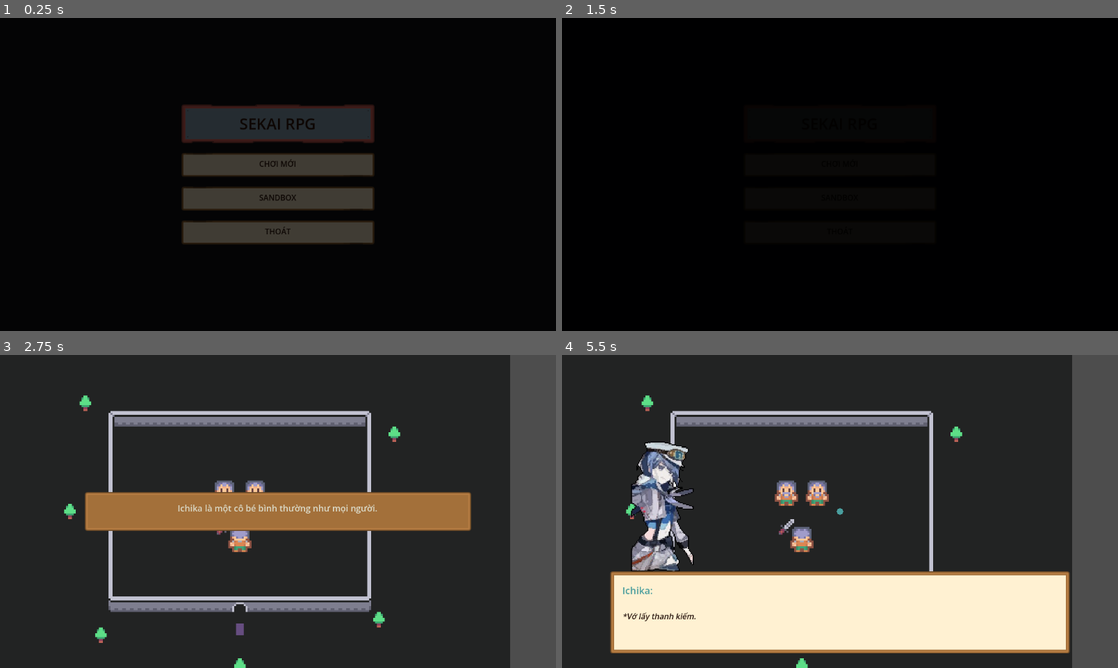
Above: before the commit, frames 1-4 (two rows, left to right).
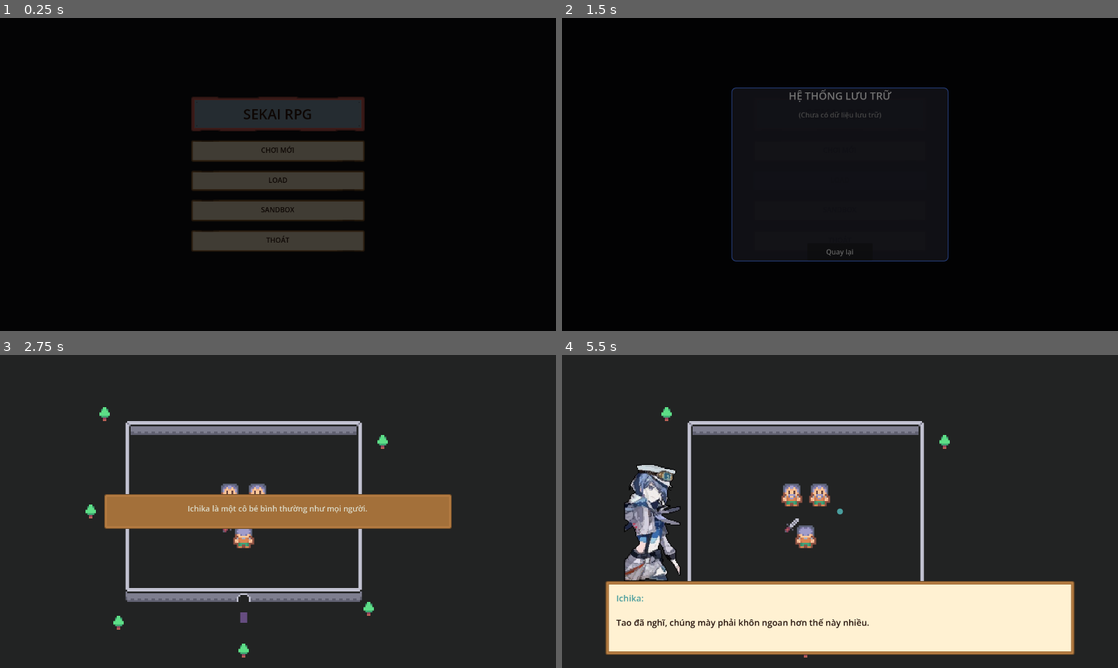
Above: after the commit, the same moments.

Repository: kei-kochiya/SekaiRPG
Game: Godot game, scene res://Scenes/StartMenu.tscn
Same seed, same stepped clock (60 frames per second), same inputs: the game is played once before the commit and once after it.
Inputs (mouse positions are in pixels of both pictures, inside the frame that each line leads up to):
- Up to frame 1 (0.25 s): no input
- Up to frame 2 (1.5 s): click "CHƠI MỚI" at 0.5 s; click (840, 180) at 1.25 s, where only the run after the commit has a clickable "LOAD"
- Up to frame 3 (2.75 s): tap Enter (ui_accept) at 2, 2.27 s; move the mouse to (400, 495) at 2.02 s; hold Right (ui_right) from 2.03 s (still down); click (400, 495) at 2.17 s
- Up to frame 4 (5.5 s): tap Enter (ui_accept) at 2.75, 3.02, 3.5, 4.25, 4.52, 5, 5.27 s; move the mouse to (728, 527) at 2.77 s; release Right (ui_right) at 2.78 s; hold Down (ui_down) 2.78-3.53 s; move the mouse to (895, 442) at 3.52 s; hold Right (ui_right) 3.53-4.28 s; move the mouse to (812, 574) at 4.27 s; hold Up (ui_up) 4.28-5.03 s; click (812, 574) at 4.42 s; move the mouse to (1006, 558) at 5.02 s; hold Left (ui_left) from 5.03 s (still down)

The runs differ from the first frame. In frame 1, 12% of the frame differs, in the area x 32-68%, y 25-75%; in frame 2, 0.9%; in frame 3, 20%; in frame 4, 23%, in the area x 7-100%, y 0-100%.

Commit message:
Update save system, UI menus, level scaling, and battle pacing (removed large binary)

Diff:
--- a/Data/battles/mission_battles.json
+++ b/Data/battles/mission_battles.json
@@ -21,7 +21,7 @@
     "player_party": ["Ichika", "Ena"],
     "enemy_type": "harbor_boss",
     "enemy_count": 1,
-    "level_val": 8,
+    "level_val": 25,
     "is_harbor_boss": true
   }
 }
--- a/Data/storyline/harbor.json
+++ b/Data/storyline/harbor.json
@@ -215,7 +215,7 @@
     {
       "type": "action",
       "speaker": "right",
-      "name": "Mafuyu",
+      "name": "Honami",
       "color": "#665588",
       "text": "(Honami đỡ nhát chém bằng chiếc vali của mình)."
     },
@@ -269,6 +269,13 @@
       "name": "Honami",
       "color": "#ffaa88",
       "text": "Hôm nay tới đây thôi nhé, tôi xin phép cáo từ."
+    },
+    {
+      "type": "dialogue",
+      "speaker": "right",
+      "name": "Mafuyu",
+      "color": "#665588",
+      "text": "... Vể thôi. Phiền phức thật."
     }
   ]
 }
--- a/Data/storyline/post_harbor.json
+++ b/Data/storyline/post_harbor.json
@@ -186,21 +186,21 @@
       "speaker": "right",
       "name": "Honami",
       "color": "#ffaa88",
-      "text": "Muốn chiêu mộ tôi, cần làm tốt hơn đấy sếp ạ."
-    },
-    {
-      "type": "dialogue",
-      "speaker": "right",
-      "name": "Honami",
-      "color": "#ffaa88",
-      "text": "Nhưng mà, con bé tóc xanh kia, mình thấy lạ lắm."
-    },
-    {
-      "type": "dialogue",
-      "speaker": "right",
-      "name": "Honami",
-      "color": "#ffaa88",
-      "text": "Chắc là sẽ vui lắm đây."
+      "text": "Tôi thà chết còn hơn bị nhốt trong cái lồng mạ vàng kia."
+    },
+    {
+      "type": "dialogue",
+      "speaker": "right",
+      "name": "Honami",
+      "color": "#ffaa88",
+      "text": "Nhưng mà, con bé tóc xanh kia..."
+    },
+    {
+      "type": "dialogue",
+      "speaker": "right",
+      "name": "Honami",
+      "color": "#ffaa88",
+      "text": "Trông thú vị đấy. Chắc là sẽ có chuyện vui đây."
     }
   ],
   "base_mizuki_snack_p1": [
@@ -249,7 +249,7 @@
     {
       "type": "narrator",
       "name": "Hệ thống",
-      "text": "(Cộng 400 XP cho Ichika và Ena)"
+      "text": "(Cộng 3000 XP cho Ichika và Ena)"
     },
     {
       "type": "narrator",
--- a/Data/storyline/safehouse_intro.json
+++ b/Data/storyline/safehouse_intro.json
@@ -333,7 +333,7 @@
       "text": "Tên tay sai của hắn tìm đến xưởng vẽ của chị. Lúc đó trong tay chị chỉ có cọ vẽ."
     },
     {
-      "type": "action",
+      "type": "dialogue",
       "speaker": "right",
       "name": "Ena",
       "color": "#b86028",
--- a/Entities/Characters/Ena.gd
+++ b/Entities/Characters/Ena.gd
@@ -26,45 +26,27 @@
 	]
 
 func brush_stroke(target: Entity):
-	"""
-	[Nét Vẽ Chi Vi]: Tấn công đơn mục tiêu.
-
-	Gây sát thương vật lý tương đương 150% lượng sát thương tính toán cơ bản.
-
-	Args:
-		target (Entity): Mục tiêu chịu đòn.
-	"""
+	# Nét Cọ Toàn Nhẫn
+	# Gây sát thương vật lý tương đương 150% lượng sát thương tính toán cơ bản.
 	print(entity_name, " vung [Nét Cọ Tàn Nhẫn]!")
 	var raw_dmg = DamageCalculator.calculate_damage(self , target)
 	var scaled_dmg = int(raw_dmg * 1.5)
 	target.take_damage(scaled_dmg)
 
 func toxic_criticism(target: Entity):
-	"""
-	[Lời Phê Bình Độc Hại]: Tấn công và gây hiệu ứng xấu.
-
-	Gây sát thương vật lý và áp dụng trạng thái Trúng độc (Poison)
-	mạnh lên mục tiêu trong 3 lượt.
-
-	Args:
-		target (Entity): Mục tiêu chịu đòn.
-	"""
+	#Bức Tranh Độc Đáo
+	#Gây sát thương vật lý và áp dụng trạng thái Trúng độc (Poison)
+	# mạnh lên mục tiêu trong 3 lượt.
 	print(entity_name, " tung ra [Bức Tranh Độc Đáo]!")
 	var dmg = DamageCalculator.calculate_damage(self , target)
 	target.take_damage(dmg)
 	target.add_status({"type": "Poison", "duration": 3, "percent": 0.15})
 
 func masterpiece(target: Entity):
-	"""
-	[Kiệt Tác]: Tuyệt kỹ đa năng của Ena.
-
-	Giải phóng một đòn tấn công gây sát thương thuần (Pure Damage) 250% ATK,
-	áp dụng Poison cực mạnh. Sau đó, Ena tự động tìm và hồi phục cho đồng đội
-	có lượng máu thấp nhất một lượng máu tương đương 150% ATK.
-
-	Args:
-		target (Entity): Mục tiêu chịu đòn.
-	"""
+	#Kiệt Tác Dang Dở
+	#Giải phóng một đòn tấn công gây sát thương thuần (Pure Damage) 250% ATK,
+	#áp dụng Poison cực mạnh. Sau đó, Ena tự động tìm và hồi phục cho đồng đội
+	#có lượng máu thấp nhất một lượng máu tương đương 150% ATK.
 	print(entity_name, " hoàn thành [Kiệt Tác Dang Dở]!")
 	var multiplier = TypeChart.get_multiplier(self.type, target.type)
 	var massive_dmg = int(self.atk * 2.5 * multiplier)
--- a/Entities/Characters/Ichika.gd
+++ b/Entities/Characters/Ichika.gd
@@ -17,7 +17,7 @@
 	atk = 150
 	defense = 80
 	res = 20
-	spd = 100
+	spd = 70
 	type = "Pure"
 	is_character = true
 
--- a/Entities/Characters/Mafuyu.gd
+++ b/Entities/Characters/Mafuyu.gd
@@ -26,18 +26,16 @@
 	]
 
 func numb_blade(target: Entity):
-	"""
-	[Lưỡi Dao Vô Hồn]: Sát thương đơn và 1 Bleed.
-	"""
+	#Lưỡi Dao Vô Hồn
+	#Sát thương đơn và 1 Bleed.
 	print(entity_name, " phóng [Lưỡi Dao Vô Hồn]!")
 	var dmg = DamageCalculator.calculate_damage(self , target)
 	target.take_damage(dmg)
 	target.add_status({"type": "Bleed", "duration": 3})
 
 func freezing_void(_target: Entity):
-	"""
-	[Vực Thẳm Vô Định]: Tấn công 2 kẻ địch ngẫu nhiên (hoặc 1 kẻ địch 2 lần).
-	"""
+	#Vực Thẳm Vô Định
+	#Tấn công 2 kẻ địch ngẫu nhiên (hoặc 1 kẻ địch 2 lần).
 	print(entity_name, " giải phóng [Vực Thẳm Vô Định]!")
 	var alive_enemies = []
 	for e in enemies:
@@ -52,9 +50,8 @@
 		target.add_status({"type": "Bleed", "duration": 3})
 
 func lost_world(_target: Entity):
-	"""
-	[Lost World]: Sát thương cực lớn dựa trên HP đã mất.
-	"""
+	#Lost World
+	#Sát thương cực lớn dựa trên HP đã mất.
 	print(entity_name, " kích hoạt [Lost World]...")
 
 	var lost_hp_ratio = 1.0 - (float(current_hp) / max_hp)
--- a/Main.gd
+++ b/Main.gd
@@ -58,6 +58,9 @@
 
 	for entity in all_entities:
 		entity.died.connect(_on_entity_died.bind(entity))
+
+	if GameManager.is_sandbox:
+		_setup_sandbox_exit_button()
 
 	if is_harbor_boss_fight:
 		HarborBattleScript.run_intro(self, func(): run_battle())
@@ -179,8 +182,8 @@
 	_execute_action(actor, action, target)
 
 func _ai_turn(actor: Entity):
-	# Xử lý lượt đi của AI đối thủ.
-	await get_tree().create_timer(0.5).timeout
+	# Xử lý lượt đi của AI đối thủ (Đã làm chậm để người chơi kịp quan sát).
+	await get_tree().create_timer(1.2).timeout
 
 	var decision = AIManager.pick_action(actor, actor.enemies, actor.allies, timeline)
 	var action: String = decision["action"]
@@ -228,6 +231,8 @@
 	else:
 		print("[Warning] ", actor.entity_name, " không có skill: ", action)
 
+	_regenerate_timeline()
+
 func _regenerate_timeline():
 	# Tái tạo lại danh sách thứ tự lượt đi (Timeline).
 	var alive = AIManager.get_alive_targets(all_entities)
@@ -304,6 +309,33 @@
 		return true
 	return false
 
+func _setup_sandbox_exit_button():
+	# Tạo nút X ở góc phải màn hình để thoát Sandbox
+	var cl = CanvasLayer.new()
+	add_child(cl)
+
+	# Control node làm vật chứa để dùng anchors
+	var ctrl = Control.new()
+	ctrl.set_anchors_preset(Control.PRESET_FULL_RECT)
+	cl.add_child(ctrl)
+
+	var btn = TextureButton.new()
+	var tex = load("res://Assets/kenney_ui-pack-adventure/Vector/button_grey_close.svg")
+	btn.texture_normal = tex
+
+	# Đặt vào góc trên bên phải
+	btn.set_anchors_preset(Control.PRESET_TOP_RIGHT)
+	btn.grow_horizontal = Control.GROW_DIRECTION_BEGIN
+	btn.position = Vector2(-70, 20) # Cách lề phải 70px, lề trên 20px
+	btn.scale = Vector2(0.8, 0.8)
+	ctrl.add_child(btn)
+
+	btn.pressed.connect(func():
+		print("[Sandbox] Kết thúc trận đấu sớm.")
+		GameManager.is_sandbox = false
+		get_tree().change_scene_to_file("res://Scenes/SandboxMenu.tscn")
+	)
+
 func _names(team: Array) -> String:
 	# Chuyển đổi danh sách thực thể thành chuỗi tên (dùng cho debug).
 	var n = []
--- a/Scenes/BaseMap_PostHarbor.gd
+++ b/Scenes/BaseMap_PostHarbor.gd
@@ -4,9 +4,9 @@
 const ASSET_ROOT = "res://Assets/kenney_micro-roguelike/Tiles/"
 
 const NPC_COLORS := {
-	"Mafuyu": Color(0.4,  0.3,  0.5),
-	"Ena":    Color(0.72, 0.38, 0.16),
-	"Kanade": Color(0.8,  0.8,  0.9),
+	"Mafuyu": Color(0.4, 0.3, 0.5),
+	"Ena": Color(0.72, 0.38, 0.16),
+	"Kanade": Color(0.8, 0.8, 0.9),
 	"Mizuki": Color(0.85, 0.65, 0.8),
 }
 
@@ -128,7 +128,7 @@
 func _spawn_npcs() -> void:
 	var positions := {
 		"Mafuyu": Vector2(24 * TILE_SIZE, 13 * TILE_SIZE),
-		"Ena":    Vector2(27 * TILE_SIZE, 15 * TILE_SIZE),
+		"Ena": Vector2(27 * TILE_SIZE, 15 * TILE_SIZE),
 		"Kanade": Vector2(6 * TILE_SIZE, 4 * TILE_SIZE),
 	}
 
@@ -198,8 +198,8 @@
 			# XP Award
 			var ichika = GameManager.get_party_member("Ichika")
 			var ena = GameManager.get_party_member("Ena")
-			if ichika: LevelManager.gain_exp(ichika, 400)
-			if ena: LevelManager.gain_exp(ena, 400)
+			if ichika: LevelManager.gain_exp(ichika, 3000)
+			if ena: LevelManager.gain_exp(ena, 3000)
 
 			DialogueManager.play_dialogue(DialogueLoader.get_lines("base_mizuki_report_p1"), func():
 				GameManager.is_scripted_battle = true
@@ -217,14 +217,14 @@
 			get_tree().change_scene_to_file("res://Scenes/AlleywayMap.tscn")
 		)
 	elif npc_name == "Ichika":
-		DialogueManager.play_dialogue([{
+		DialogueManager.play_dialogue([ {
 			"text": "Tên đội trưởng đó... thực sự rất mạnh.",
 			"type": "dialogue",
 			"name": "Ichika",
 			"color": Color(0.29, 0.62, 0.62)
 		}])
 	else:
-		DialogueManager.play_dialogue([{
+		DialogueManager.play_dialogue([ {
 			"text": "..." if npc_name == "Mafuyu" else "Mọi người mệt rồi, hãy nghỉ ngơi đi.",
 			"type": "dialogue",
 			"name": npc_name,
@@ -245,8 +245,8 @@
 
 func _build_map():
 	_fill_floor(5, 2, 43, 20)
-	_draw_room_walls(5, 2, 43, 10)   # Rest Area
-	_draw_room_walls(5, 10, 17, 20)  # Office
+	_draw_room_walls(5, 2, 43, 10) # Rest Area
+	_draw_room_walls(5, 10, 17, 20) # Office
 	_draw_room_walls(17, 10, 31, 20) # Hall
 	_draw_room_walls(31, 10, 43, 20) # Dining
 
--- a/Scenes/PrologueMap.gd
+++ b/Scenes/PrologueMap.gd
@@ -22,8 +22,8 @@
 func _build_map():
 	# 0. Large Ground Background
 	# Covers a wide area so it's not a black void
-	for x in range(-30, 30):
-		for y in range(-30, 30):
+	for x in range(-35, 35):
+		for y in range(-35, 35):
 			_place_tile("floor.png", Vector2(x, y), false)
 
 	# 1. Warehouse Floor (Already covered by ground, but we can re-place or skip)
@@ -206,7 +206,7 @@
 func _transition_to_safehouse() -> void:
 	await ScreenFade.fade_out(0.6)
 	await get_tree().create_timer(1.0).timeout
-	GameManager.last_player_position = Vector2.ZERO # Reset pos for safehouse
+	GameManager.last_player_position = Vector2.ZERO
 	GameManager.store_map_state("res://Scenes/BaseMap.tscn", Vector2.ZERO)
 	get_tree().change_scene_to_file("res://Scenes/BaseMap.tscn")
 
--- /dev/null
+++ b/Scenes/SaveLoadMenu.gd
@@ -0,0 +1,149 @@
+extends Control
+
+"""
+SaveLoadMenu: Giao diện quản lý các ô lưu game (Save Slots).
+Tự động liệt kê các file .json trong thư mục user:// và cho phép người chơi Load hoặc Save mới.
+"""
+
+var slot_container: VBoxContainer
+var title_label: Label
+
+func _ready():
+	# Thiết lập giao diện cơ bản bằng code
+	_setup_ui()
+	_refresh_slots()
+	ScreenFade.fade_in(0.5)
+
+func _setup_ui():
+	# Hình nền mờ (Overlay)
+	var bg = ColorRect.new()
+	bg.color = Color(0, 0, 0, 0.7)
+	bg.set_anchors_preset(Control.PRESET_FULL_RECT)
+	add_child(bg)
+
+	var center = CenterContainer.new()
+	center.set_anchors_preset(Control.PRESET_FULL_RECT)
+	add_child(center)
+
+	var panel = PanelContainer.new()
+	panel.custom_minimum_size = Vector2(500, 400)
+	center.add_child(panel)
+
+	# Style cho Panel
+	var sb = StyleBoxFlat.new()
+	sb.bg_color = Color(0.15, 0.15, 0.2, 0.9)
+	sb.border_width_left = 2
+	sb.border_width_right = 2
+	sb.border_width_top = 2
+	sb.border_width_bottom = 2
+	sb.border_color = Color(0.3, 0.5, 1.0)
+	sb.set_corner_radius_all(10)
+	panel.add_theme_stylebox_override("panel", sb)
+
+	var vbox = VBoxContainer.new()
+	vbox.add_theme_constant_override("separation", 15)
+	panel.add_child(vbox)
+
+	# Tiêu đề
+	title_label = Label.new()
+	title_label.text = "HỆ THỐNG LƯU TRỮ"
+	title_label.horizontal_alignment = HORIZONTAL_ALIGNMENT_CENTER
+	title_label.add_theme_font_size_override("font_size", 24)
+	vbox.add_child(title_label)
+
+	# Scroll Area cho danh sách Slot
+	var scroll = ScrollContainer.new()
+	scroll.size_flags_vertical = Control.SIZE_EXPAND_FILL
+	vbox.add_child(scroll)
+
+	slot_container = VBoxContainer.new()
+	slot_container.size_flags_horizontal = Control.SIZE_EXPAND_FILL
+	scroll.add_child(slot_container)
+
+	# Nút bấm chức năng dưới cùng
+	var h_actions = HBoxContainer.new()
+	h_actions.alignment = BoxContainer.ALIGNMENT_CENTER
+	vbox.add_child(h_actions)
+
+	var save_btn = Button.new()
+	save_btn.text = "Lưu Game Mới"
+	save_btn.custom_minimum_size = Vector2(150, 40)
+	h_actions.add_child(save_btn)
+	save_btn.pressed.connect(_on_save_new_pressed)
+
+	# Chỉ hiển thị nút Lưu nếu không phải đang ở Main Menu (Overlay)
+	if get_parent() != null and get_parent().name == "StartMenu":
+		save_btn.visible = false
+
+	var back_btn = Button.new()
+	back_btn.text = "Quay lại"
+	back_btn.custom_minimum_size = Vector2(150, 40)
+	h_actions.add_child(back_btn)
+	back_btn.pressed.connect(_on_back_pressed)
+
+func _refresh_slots():
+	# Xóa danh sách cũ
+	for child in slot_container.get_children():
+		child.queue_free()
+
+	var save_files = GameManager.get_save_files()
+
+	if save_files.is_empty():
+		var empty_lbl = Label.new()
+		empty_lbl.text = "(Chưa có dữ liệu lưu trữ)"
+		empty_lbl.horizontal_alignment = HORIZONTAL_ALIGNMENT_CENTER
+		empty_lbl.modulate = Color(0.6, 0.6, 0.6)
+		slot_container.add_child(empty_lbl)
+		return
+
+	for path in save_files:
+		_create_slot_ui(path)
+
+func _create_slot_ui(path: String):
+	var h_box = HBoxContainer.new()
+	slot_container.add_child(h_box)
+
+	var file_name = path.get_file()
+
+	var btn_load = Button.new()
+	btn_load.text = "LOAD: " + file_name
+	btn_load.size_flags_horizontal = Control.SIZE_EXPAND_FILL
+	btn_load.alignment = HORIZONTAL_ALIGNMENT_LEFT
+	h_box.add_child(btn_load)
+	btn_load.pressed.connect(func(): _on_load_pressed(path))
+
+	var btn_delete = Button.new()
+	btn_delete.text = "X"
+	btn_delete.custom_minimum_size = Vector2(40, 0)
+	btn_delete.modulate = Color(1, 0.4, 0.4)
+	h_box.add_child(btn_delete)
+	btn_delete.pressed.connect(func(): _on_delete_pressed(path))
+
+func _on_load_pressed(path: String):
+	print("Đang tải dữ liệu từ: ", path)
+	await ScreenFade.fade_out(0.5)
+	GameManager.load_game(path)
+
+func _on_save_new_pressed():
+	var new_path = GameManager.get_current_save_path()
+	print("Đang lưu game vào: ", new_path)
+	GameManager.save_game(new_path)
+	_refresh_slots()
+
+func _on_delete_pressed(path: String):
+	# Xóa file (Sử dụng DirAccess)
+	var dir = DirAccess.open("user://")
+	if dir:
+		dir.remove(path.get_file())
+		print("Đã xóa file: ", path)
+		_refresh_slots()
+
+func _on_back_pressed():
+	# Kiểm tra nếu Menu này đang là Overlay (được add_child vào scene khác)
+	if get_parent() != get_tree().root:
+		self.queue_free()
+		return
+
+	# Nếu là một scene độc lập, quay về StartMenu
+	# (Bạn có thể điều chỉnh để quay về Map nếu đang trong trận)
+	get_tree().change_scene_to_file("res://Scenes/StartMenu.tscn")
--- /dev/null
+++ b/Scenes/SaveLoadMenu.tscn
@@ -0,0 +1,12 @@
+[gd_scene format=3 uid="uid://c8y7m6b5a4d3e"]
+
+[ext_resource type="Script" path="res://Scenes/SaveLoadMenu.gd" id="1_x8y9z"]
+
+[node name="SaveLoadMenu" type="Control"]
+layout_mode = 3
+anchors_preset = 15
+anchor_right = 1.0
+anchor_bottom = 1.0
+grow_horizontal = 2
+grow_vertical = 2
+script = ExtResource("1_x8y9z")
--- a/Scenes/StartMenu.gd
+++ b/Scenes/StartMenu.gd
@@ -15,6 +15,14 @@
 		continue_btn.pressed.connect(_on_continue)
 
 	$CenterContainer/VBoxContainer/NewGameBtn.pressed.connect(_on_new_game)
+
+	var save_menu_btn = Button.new()
+	save_menu_btn.text = "LOAD"
+	$CenterContainer/VBoxContainer.add_child(save_menu_btn)
+	$CenterContainer/VBoxContainer.move_child(save_menu_btn, 2)
+	_style_button(save_menu_btn)
+	save_menu_btn.pressed.connect(_on_open_save_menu)
+
 	$CenterContainer/VBoxContainer/SandboxBtn.pressed.connect(_on_sandbox)
 	$CenterContainer/VBoxContainer/ExitBtn.pressed.connect(_on_exit)
 	ScreenFade.fade_in(1.0)
@@ -81,5 +89,10 @@
 	await ScreenFade.fade_out(0.5)
 	get_tree().change_scene_to_file("res://Scenes/SandboxMenu.tscn")
 
+func _on_open_save_menu():
+	var save_scene = load("res://Scenes/SaveLoadMenu.tscn")
+	var menu_instance = save_scene.instantiate()
+	add_child(menu_instance)
+
 func _on_exit():
 	get_tree().quit()
--- a/Scripts/Battle/AIManager.gd
+++ b/Scripts/Battle/AIManager.gd
@@ -19,7 +19,7 @@
 
 static func pick_target(attacker: Entity, enemy_team: Array, timeline: Array) -> Entity:
 	"""
-	Hàm này chọn mục tiêu tối ưu cho AI dựa trên hệ thống tính điểm Heuristic.
+	Chọn mục tiêu tối ưu cho AI dựa trên hệ thống tính điểm Heuristic.
 	- attacker: Thực thể tấn công (Entity).
 	- enemy_team: Danh sách kẻ địch (Array).
 	- timeline: Thứ tự lượt đi hiện tại (Array).
--- a/Scripts/Battle/BattleInitializer.gd
+++ b/Scripts/Battle/BattleInitializer.gd
@@ -90,7 +90,7 @@
 	var lv = cfg.get("level_val", 1)
 	if cfg.has("level_key"):
 		var key = cfg["level_key"]
-		if key == "warehouse_wave": lv = clamp(GameManager.warehouse_wave, 1, 5)
+		if key == "warehouse_wave": lv = clamp(GameManager.warehouse_wave * 3, 3, 15)
 		elif key == "harbor_guards": lv = 5 + GameManager.harbor_wave
 
 	var e_type = cfg.get("enemy_type", "")
--- a/Scripts/Core/GameManager.gd
+++ b/Scripts/Core/GameManager.gd
@@ -41,16 +41,16 @@
 	party["Ichika"] = Ichika.new()
 	party["Kanade"] = Kanade.new()
 	party["Mafuyu"] = Mafuyu.new()
-	party["Ena"]    = Ena.new()
+	party["Ena"] = Ena.new()
 	party["Mizuki"] = Mizuki.new()
 	party["Honami"] = Honami.new()
 
 	LevelManager.set_initial_level(party["Ichika"], 1)
 	LevelManager.set_initial_level(party["Kanade"], 5)
-	LevelManager.set_initial_level(party["Mafuyu"], 8)
-	LevelManager.set_initial_level(party["Ena"],    8)
-	LevelManager.set_initial_level(party["Mizuki"], 10)
-	LevelManager.set_initial_level(party["Honami"], 5)
+	LevelManager.set_initial_level(party["Mafuyu"], 25)
+	LevelManager.set_initial_level(party["Ena"], 15)
+	LevelManager.set_initial_level(party["Mizuki"], 25)
+	LevelManager.set_initial_level(party["Honami"], 25)
 
 # ── Proxy Getters/Setters cho StoryState (Đảm bảo tương thích ngược) ───────
 var flags: Dictionary:
@@ -153,9 +153,10 @@
 
 const SAVE_PATH = "user://sekai_save.json"
 
-func save_game():
-	"""
-	Hàm này thực hiện lưu toàn bộ dữ liệu game (map, vị trí, story, party) vào file.
+func save_game(path: String = SAVE_PATH):
+	"""
+	Hàm này thực hiện lưu toàn bộ dữ liệu game vào một đường dẫn cụ thể.
+	- path: Đường dẫn lưu file (String). Mặc định là SAVE_PATH.
 	- Return: Không có.
 	"""
 	var save_data = {
@@ -172,22 +173,33 @@
 			"atk": e.atk, "defense": e.defense, "spd": e.spd, "max_hp": e.max_hp
 		}
 
-	var f = FileAccess.open(SAVE_PATH, FileAccess.WRITE)
+	var f = FileAccess.open(path, FileAccess.WRITE)
 	if f == null:
-		print("[GameManager] Lỗi: Không thể lưu file tại ", SAVE_PATH)
+		print("[GameManager] Lỗi: Không thể lưu file tại ", path)
 		return
 	f.store_string(JSON.stringify(save_data))
 	f.close()
-	print("[GameManager] Game đã được lưu.")
-
-func load_game() -> bool:
-	"""
-	Hàm này thực hiện nạp dữ liệu từ file save và khôi phục trạng thái game.
+	print("[GameManager] Game đã được lưu tại: ", path)
+
+func get_current_save_path() -> String:
+	"""
+	Trả về đường dẫn save mặc định dựa trên bản đồ hiện tại.
+	Ví dụ: 'user://PrologueMap.json'
+	"""
+	var map_name = current_map_file.get_file().get_basename()
+	return "user://" + map_name + ".json"
+
+func load_game(path: String = SAVE_PATH) -> bool:
+	"""
+	Hàm này thực hiện nạp dữ liệu từ một file save cụ thể.
+	- path: Đường dẫn file cần nạp (String). Mặc định là SAVE_PATH.
 	- Return: True nếu nạp thành công, ngược lại False (bool).
 	"""
-	if not FileAccess.file_exists(SAVE_PATH): return false
-
-	var f = FileAccess.open(SAVE_PATH, FileAccess.READ)
+	if not FileAccess.file_exists(path):
+		print("[GameManager] Lỗi: Không tìm thấy file tại ", path)
+		return false
+
+	var f = FileAccess.open(path, FileAccess.READ)
 	var data = JSON.parse_string(f.get_as_text())
 	f.close()
 
@@ -215,19 +227,38 @@
 			e.defense = d.get("defense", e.defense); e.spd = d.get("spd", e.spd)
 			e.max_hp = d.get("max_hp", e.max_hp); e.current_hp = e.max_hp
 
-	print("[GameManager] Game đã tải thành công.")
+	print("[GameManager] Game đã tải thành công từ: ", path)
 	get_tree().change_scene_to_file(current_map_file)
 	return true
 
-func has_save() -> bool:
-	# Kiểm tra sự tồn tại của file save.
-	return FileAccess.file_exists(SAVE_PATH)
+func has_save(path: String = SAVE_PATH) -> bool:
+	# Kiểm tra sự tồn tại của một file save cụ thể.
+	return FileAccess.file_exists(path)
+
+func get_save_files() -> Array:
+	"""
+	Trả về danh sách tất cả các file save (.json) có trong thư mục user://.
+	Dùng để hiển thị danh sách cho người chơi chọn file để load.
+	"""
+	var saves = []
+	var dir = DirAccess.open("user://")
+	if dir:
+		dir.list_dir_begin()
+		var file_name = dir.get_next()
+		while file_name != "":
+			if not dir.current_is_dir() and file_name.ends_with(".json"):
+				saves.append("user://" + file_name)
+			file_name = dir.get_next()
+	return saves
 
 func reset_game():
 	# Thiết lập lại toàn bộ trạng thái để bắt đầu trò chơi mới.
 	story.reset()
 	last_player_position = Vector2.ZERO
 	current_map_file = "res://Scenes/PrologueMap.tscn"
+	is_sandbox = false
+	is_tutorial = false
+	is_scripted_battle = false
 	_init_party()
 
 func store_map_state(map_path: String, player_pos: Vector2):
@@ -281,6 +312,8 @@
 				story.set_flag("harbor_boss_defeated", true)
 
 	if story.get_flag("harbor_boss_defeated") and current_map_file == "res://Scenes/HarborMap.tscn":
+		await get_tree().create_timer(1.5).timeout # Đợi 1.5s để đọc nốt câu cuối
+		await ScreenFade.fade_out(0.8)
 		get_tree().change_scene_to_file("res://Scenes/AlleywayMap.tscn")
 	else:
 		get_tree().change_scene_to_file(current_map_file)
--- a/Scripts/Core/StoryState.gd
+++ b/Scripts/Core/StoryState.gd
@@ -40,34 +40,16 @@
 var harbor_route: String = ""
 
 func set_flag(id: String, value: Variant):
-	"""
-	Thiết lập giá trị cho một cờ trạng thái cụ thể.
-
-	Args:
-		id (String): Tên định danh của cờ (key).
-		value (Variant): Giá trị cần lưu trữ.
-	"""
+	#Thiết lập giá trị cho một cờ trạng thái cụ thể.
 	flags[id] = value
 
 func get_flag(id: String, default: Variant = false) -> Variant:
-	"""
-	Lấy giá trị của một cờ trạng thái từ bộ nhớ.
-
-	Args:
-		id (String): Tên định danh của cờ cần tìm.
-		default (Variant): Giá trị trả về nếu không tìm thấy ID.
-
-	Returns:
-		Variant: Giá trị hiện tại của cờ hoặc giá trị mặc định.
-	"""
+	#Lấy giá trị của một cờ trạng thái từ bộ nhớ.
 	return flags.get(id, default)
 
 func reset():
-	"""
-	Khôi phục toàn bộ tiến trình và dữ liệu nhiệm vụ về trạng thái mặc định.
-
-	Dùng khi người chơi bắt đầu lại từ đầu hoặc reset màn chơi.
-	"""
+	#Khôi phục toàn bộ tiến trình và dữ liệu nhiệm vụ về trạng thái mặc định.
+	#Dùng khi người chơi bắt đầu lại từ đầu hoặc reset màn chơi.
 	for key in flags:
 		if flags[key] is bool: flags[key] = false
 		elif flags[key] is int: flags[key] = 0
@@ -80,14 +62,8 @@
 	harbor_route = ""
 
 func serialize() -> Dictionary:
-	"""
-	Chuyển đổi toàn bộ dữ liệu trạng thái sang định dạng Dictionary.
-
-	Phục vụ cho việc mã hóa JSON trong hệ thống lưu trữ (Save system).
-
-	Returns:
-		Dictionary: Một bản đồ chứa toàn bộ thông tin story và flags.
-	"""
+	#Chuyển đổi toàn bộ dữ liệu trạng thái sang định dạng Dictionary.
+	#Phục vụ cho việc mã hóa JSON trong hệ thống lưu trữ (Save system).
 	return {
 		"flags": flags,
 		"warehouse_wave": warehouse_wave,
@@ -98,12 +74,7 @@
 	}
 
 func deserialize(data: Dictionary):
-	"""
-	Khôi phục trạng thái từ dữ liệu đã được nạp (deserialize).
-
-	Args:
-		data (Dictionary): Dữ liệu thô từ file save đã được giải mã JSON.
-	"""
+	#Khôi phục trạng thái từ dữ liệu đã được nạp (deserialize).
 	flags = data.get("flags", flags.duplicate())
 	warehouse_wave = data.get("warehouse_wave", 1)
 	harbor_wave = data.get("harbor_wave", 1)
--- a/Scripts/Scenario/HarborBattleScript.gd
+++ b/Scripts/Scenario/HarborBattleScript.gd
@@ -172,7 +172,6 @@
 			e.died.connect(main._on_entity_died.bind(e))
 
 	# Xây dựng lại UI và Timeline
-	main.hud.build(main.player_team, main.enemy_team)
-	main._update_gauge_player_names()
-	main._update_gauge_display()
+	main.hud.setup(main.player_team, main.enemy_team)
+	main._setup_gauge_teams()
 	main._regenerate_timeline()
--- a/project.godot
+++ b/project.godot
@@ -27,6 +27,8 @@
 
 [display]
 
+window/size/viewport_width=1280
+window/size/viewport_height=720
 window/stretch/mode="canvas_items"
 window/stretch/scale_mode="integer"
 
Not shown, added: Scenes/SaveLoadMenu.gd.uid
